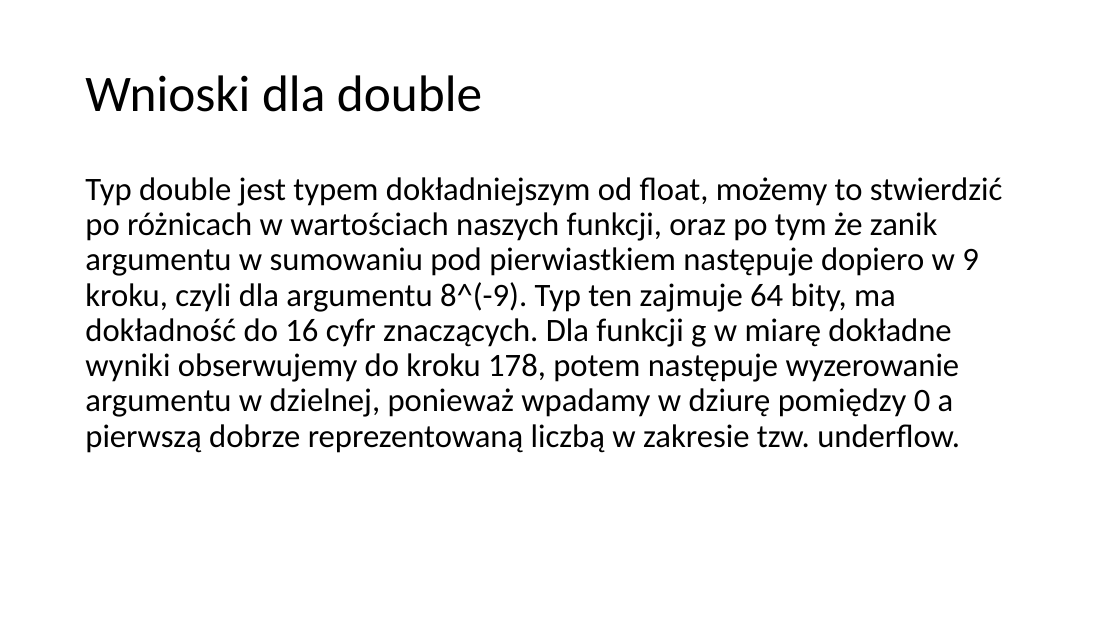
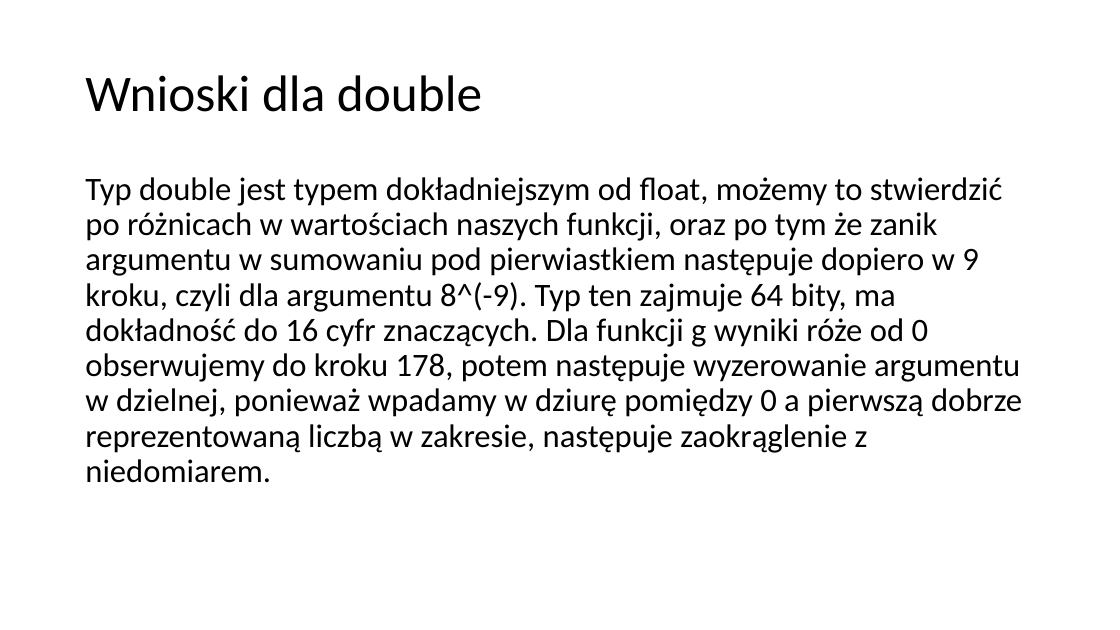
Before and after one commit to NiEkOKsU/Computation_Methods_for_Science_and_Technology, a slide deck: slide 7 of lab1/Laboratorium 1, zadanie 3.pptx. Drawn at 1120x630 pixels with LibreOffice and Linux fonts; fonts in the diff are those of the drawing. Boxes give left, top, right and bottom in pixels: in the first picture for what was removed or moved away, otherwise in the second. Text is boxed around its words. In the diff, an @@ line names an element or a change of style, - is before the commit and + after.

```diff
--- a/lab1/Laboratorium 1, zadanie 3.pptx
+++ b/lab1/Laboratorium 1, zadanie 3.pptx
@@ text at [85,177,1022,483]: text changed @@
-Typ double jest typem dokładniejszym od float, możemy to stwierdzić po różnicach w wartościach naszych funkcji, oraz po tym że zanik argumentu w sumowaniu pod pierwiastkiem następuje dopiero w 9 kroku, czyli dla argumentu 8^(-9). Typ ten zajmuje 64 bity, ma dokładność do 16 cyfr znaczących. Dla funkcji g w miarę dokładne wyniki obserwujemy do kroku 178, potem następuje wyzerowanie argumentu w dzielnej, ponieważ wpadamy w dziurę pomiędzy 0 a pierwszą dobrze reprezentowaną liczbą w zakresie tzw. underflow.
+Typ double jest typem dokładniejszym od float, możemy to stwierdzić po różnicach w wartościach naszych funkcji, oraz po tym że zanik argumentu w sumowaniu pod pierwiastkiem następuje dopiero w 9 kroku, czyli dla argumentu 8^(-9). Typ ten zajmuje 64 bity, ma dokładność do 16 cyfr znaczących. Dla funkcji g wyniki róże od 0 obserwujemy do kroku 178, potem następuje wyzerowanie argumentu w dzielnej, ponieważ wpadamy w dziurę pomiędzy 0 a pierwszą dobrze reprezentowaną liczbą w zakresie, następuje zaokrąglenie z niedomiarem.
```
Also in this commit, not shown: 5 other slides changed, 1 other file.
